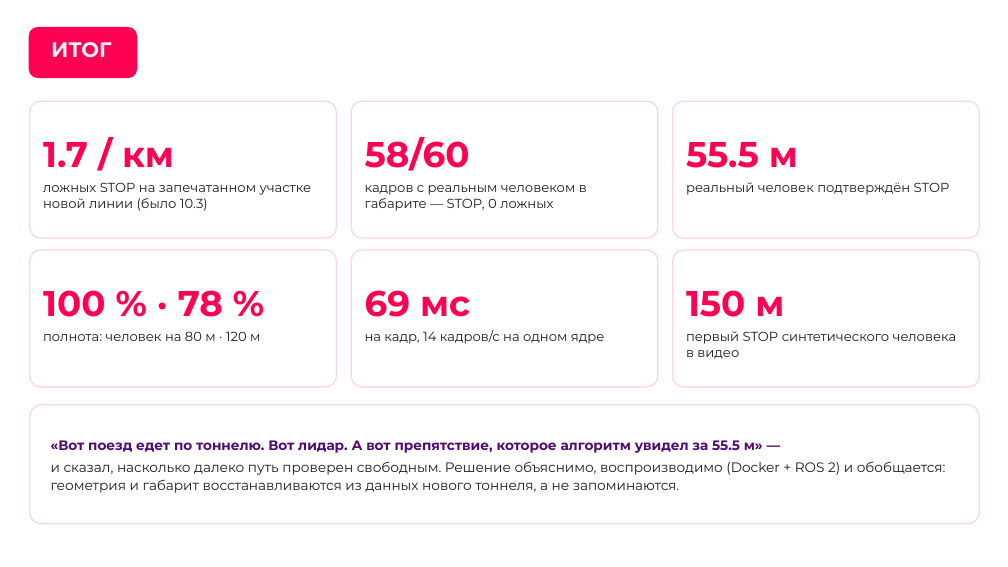
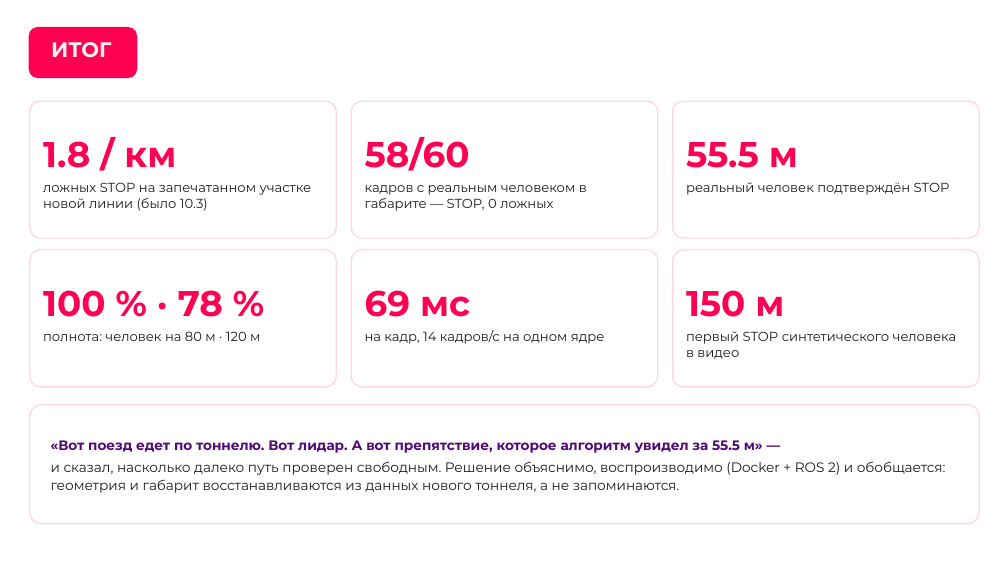
Before and after one commit to EhimenNathan/tunnelguard-lct2026, a slide deck: slide 33 of presentation/TunnelGuard_LCT2026.pptx (slide 32 before the commit). Drawn at 1008x567 pixels with LibreOffice and Linux fonts; fonts in the diff are those of the drawing; background and template pictures are left out. Boxes give left, top, right and bottom in pixels: in the first picture for what was removed or moved away, otherwise in the second. Text is boxed around its words. In the diff, an @@ line names an element or a change of style, - is before the commit and + after.

```diff
--- a/presentation/TunnelGuard_LCT2026.pptx
+++ b/presentation/TunnelGuard_LCT2026.pptx
@@ text at bbox=[43, 141, 176, 168]: text changed @@
-1.7 / км
+1.8 / км
```
Also in this commit, not shown: 6 other slides changed, 1 slide added.
